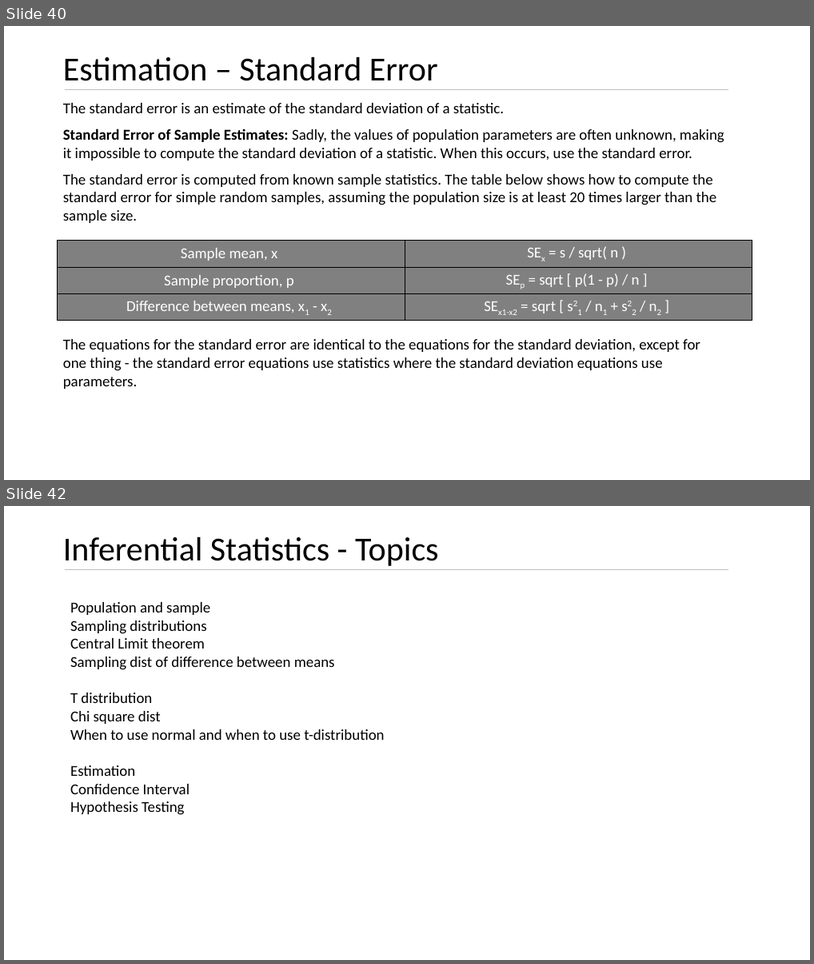
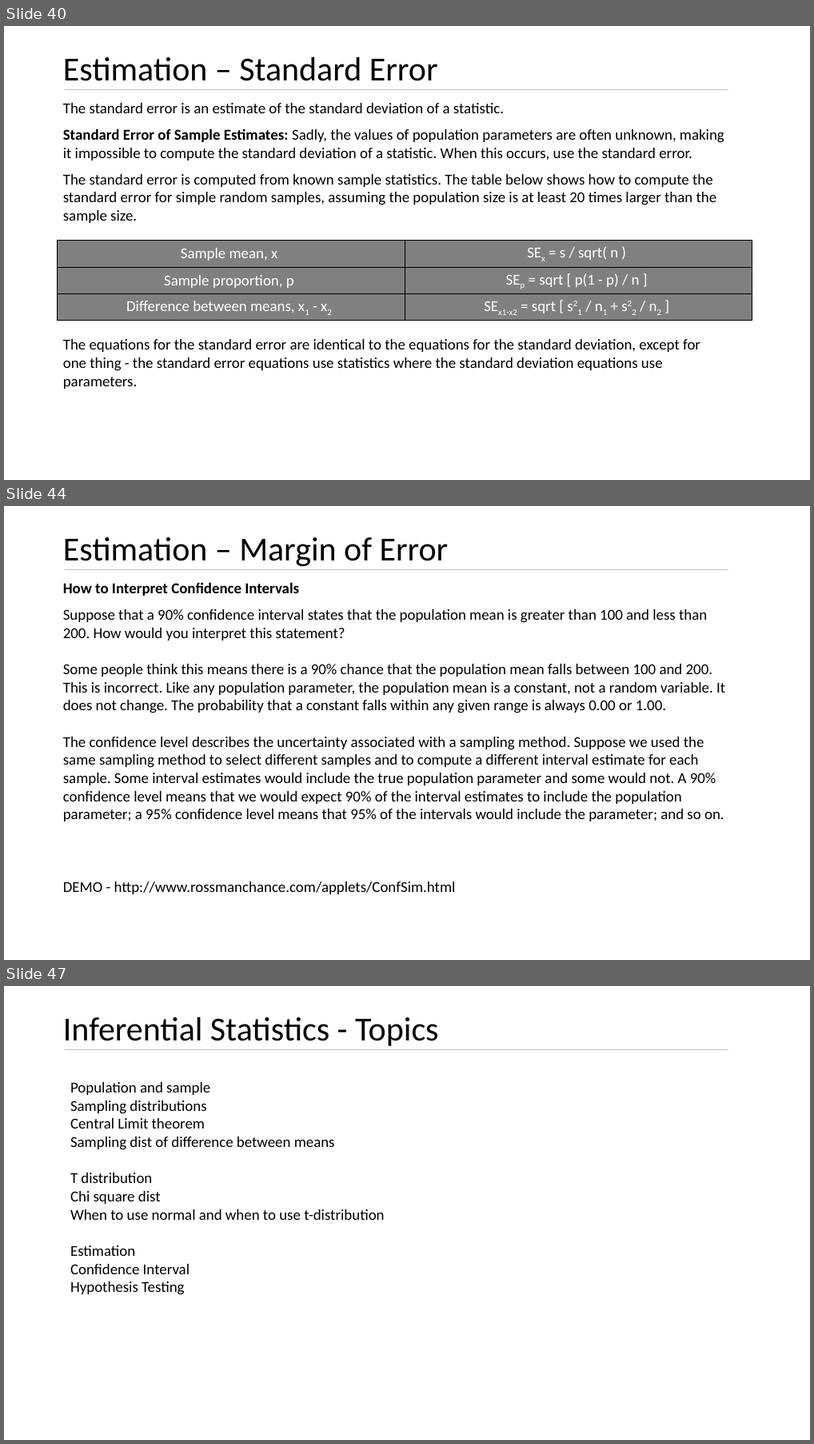
Before and after one commit to kushkul/Intro-to-Analytics, a slide deck: Statistics/Lesson 7 Inferential Statistics.pptx. Shown one above the other, each under a label of ours: slides 40 and 42 before the commit, slides 40, 44 and 47 after it; the slides between them are not shown. The pictures are 814x964 and 814x1444 pixels, drawn with LibreOffice and Linux fonts; fonts in the diff are those of the drawing. Boxes give left, top, right and bottom in pixels: in the first picture for what was removed or moved away, otherwise in the second. Text is boxed around its words. In the diff, an @@ line names an element or a change of style, - is before the commit and + after.

Commit message:
Complete Estimation

```diff
--- a/Statistics/Lesson 7 Inferential Statistics.pptx
+++ b/Statistics/Lesson 7 Inferential Statistics.pptx
@@ slide 44 added at <box>4,506,810,960</box>, background #FFFFFF @@
@@ title added at <box>63,537,449,567</box>, 40 pt, text #000000 @@
+Estimation – Margin of Error
@@ line added from (65, 569) to (730, 569), #BFBFBF 0.5 pt @@
@@ text added at <box>63,582,726,894</box>, 18 pt, text #000000 @@
+How to Interpret Confidence Intervals
+Suppose that a 90% confidence interval states that the population mean is greater than 100 and less than 200. How would you interpret this statement?
+Some people think this means there is a 90% chance that the population mean falls between 100 and 200. This is incorrect. Like any population parameter, the population mean is a constant, not a random variable. It does not change. The probability that a constant falls within any given range is always 0.00 or 1.00.
+The confidence level describes the uncertainty associated with a sampling method. Suppose we used the same sampling method to select different samples and to compute a different interval estimate for each sample. Some interval estimates would include the true population parameter and some would not. A 90% confidence level means that we would expect 90% of the interval estimates to include the population parameter; a 95% confidence level means that 95% of the intervals would include the parameter; and so on.
+DEMO - http://www.rossmanchance.com/applets/ConfSim.html
@@ what was slide 42 is now slide 47 @@
```
Also in this commit, not shown: 1 slide changed, 4 other slides added.
